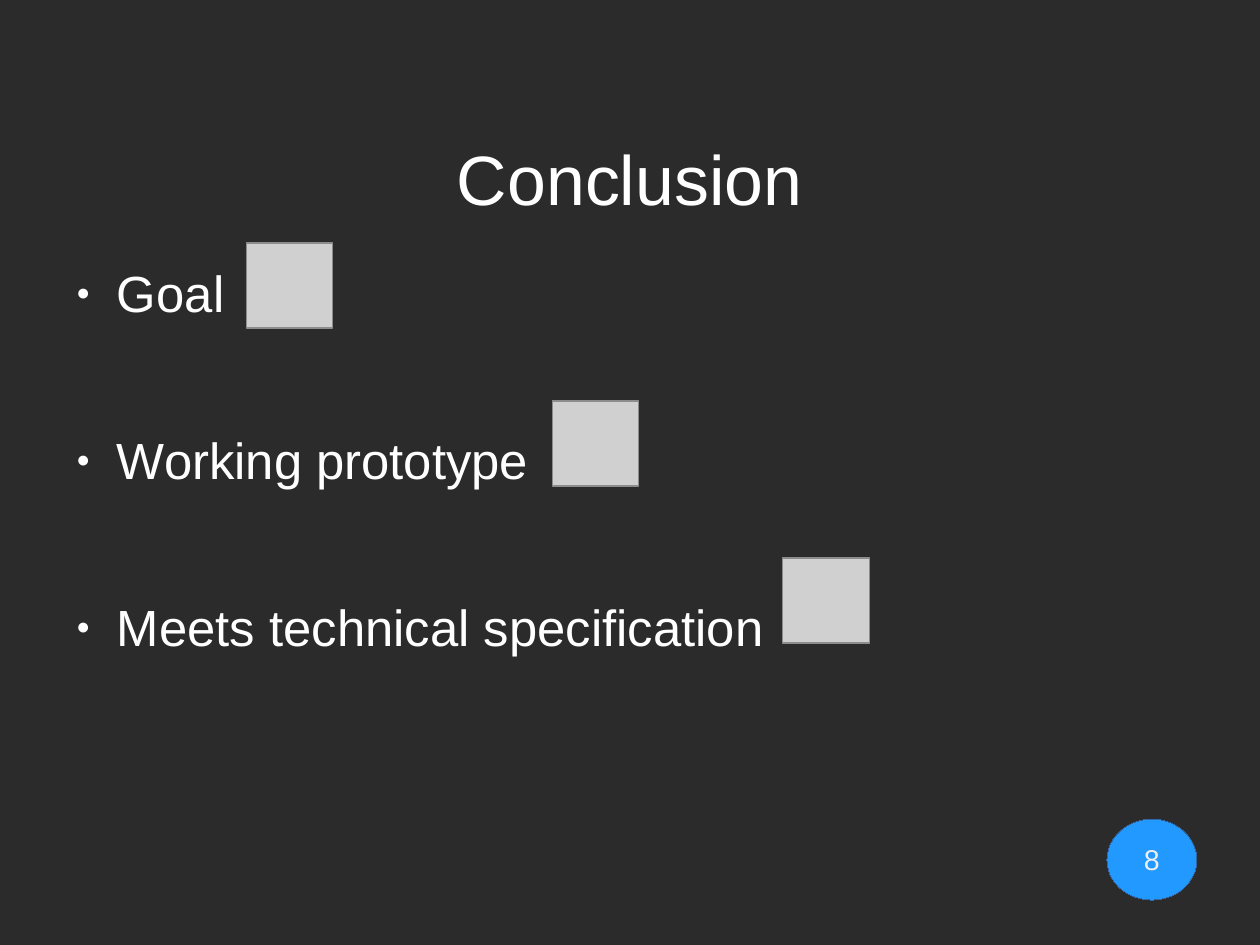
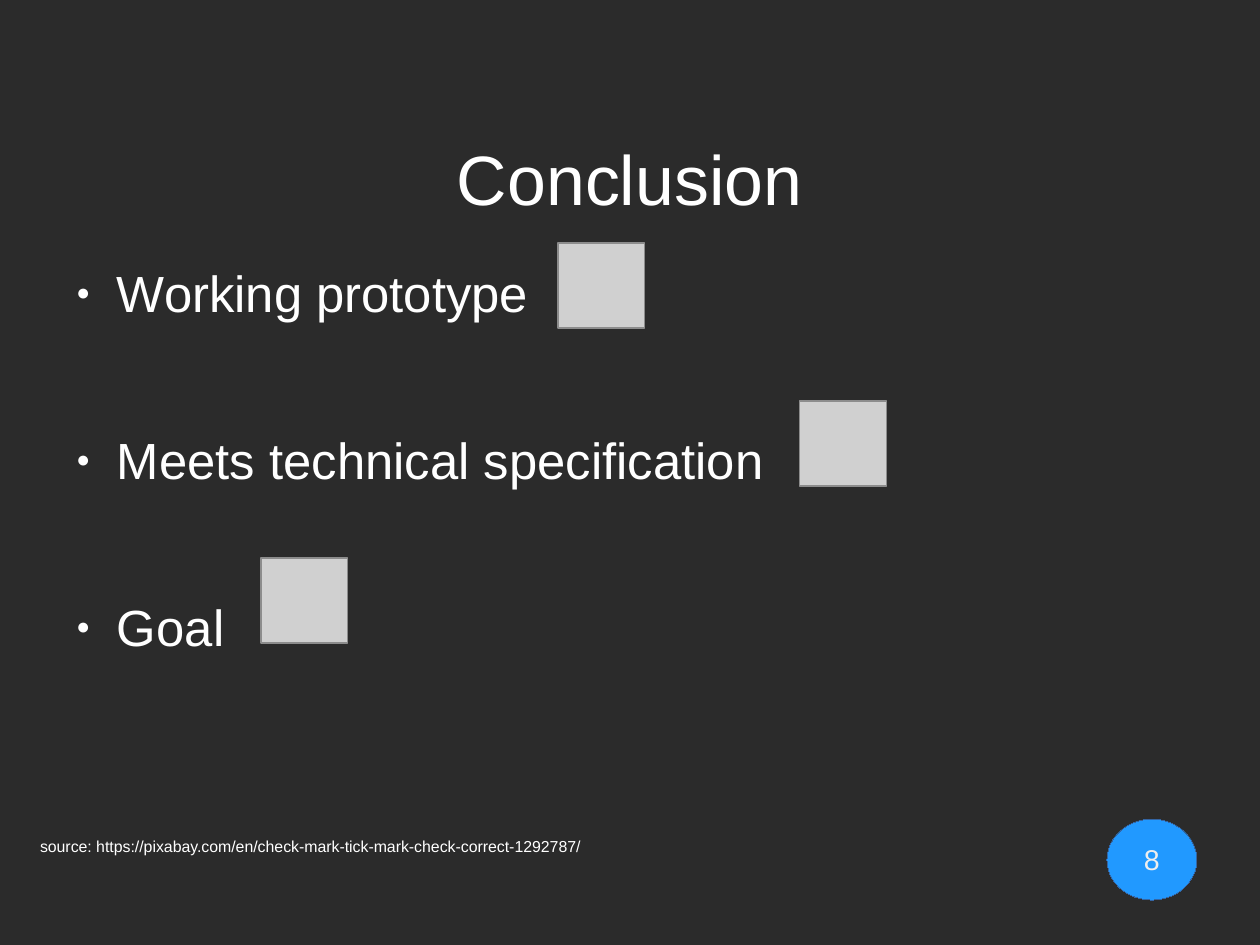
Before and after one commit to Geopras/IdeaWatcher, a slide deck: slide 8 of presentation/bassbiene.odp. Drawn at 1260x945 pixels with LibreOffice and Linux fonts; fonts in the diff are those of the drawing; grey boxes stand for pictures; background and template pictures are left out; a plain dark background stands for a picture behind light text. Boxes give left, top, right and bottom in pixels: in the first picture for what was removed or moved away, otherwise in the second. Text is boxed around its words. In the diff, an @@ line names an element or a change of style, - is before the commit and + after.

```diff
--- a/presentation/bassbiene.odp
+++ b/presentation/bassbiene.odp
@@ picture: place and size @@
-picture at box(552, 401, 639, 486)
+picture at box(558, 244, 645, 328)
@@ text at box(117, 275, 224, 313): paragraph removed @@
-● Goal
@@ picture: place and size @@
-picture at box(783, 558, 870, 643)
+picture at box(800, 401, 887, 486)
@@ picture: place and size @@
-picture at box(247, 244, 334, 328)
+picture at box(261, 558, 348, 643)
@@ text at box(117, 609, 224, 647): paragraph added @@
+● Goal
@@ text added at box(40, 840, 580, 856), 10 pt, text #FFFFFF @@
+source: https://pixabay.com/en/check-mark-tick-mark-check-correct-1292787/
```
Also in this commit, not shown: 3 other slides changed, 1 slide added, 1 slide removed.
